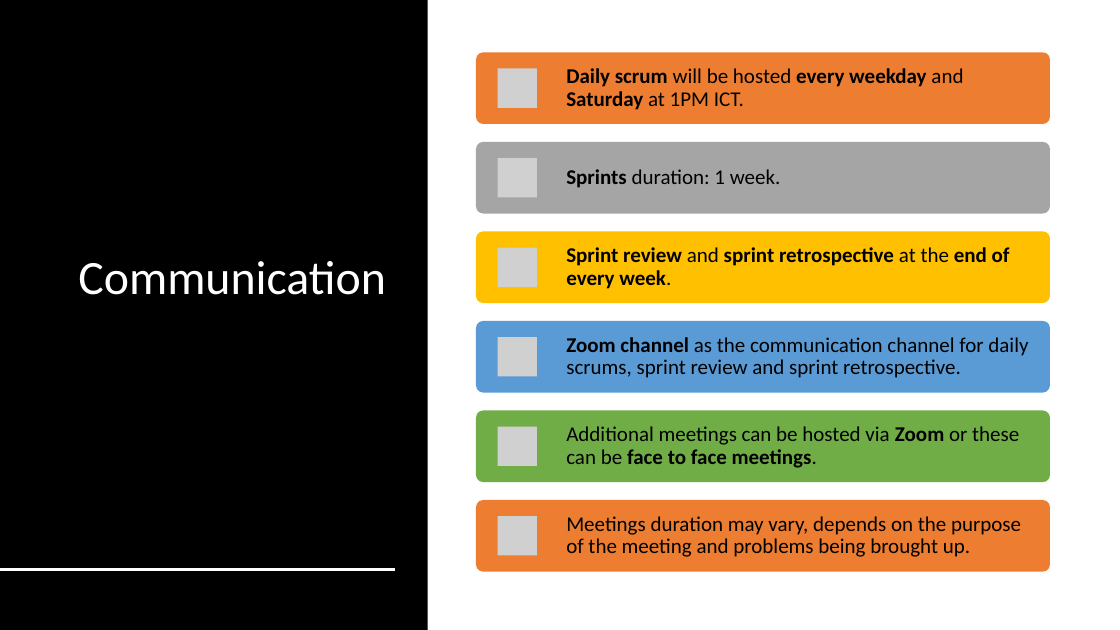
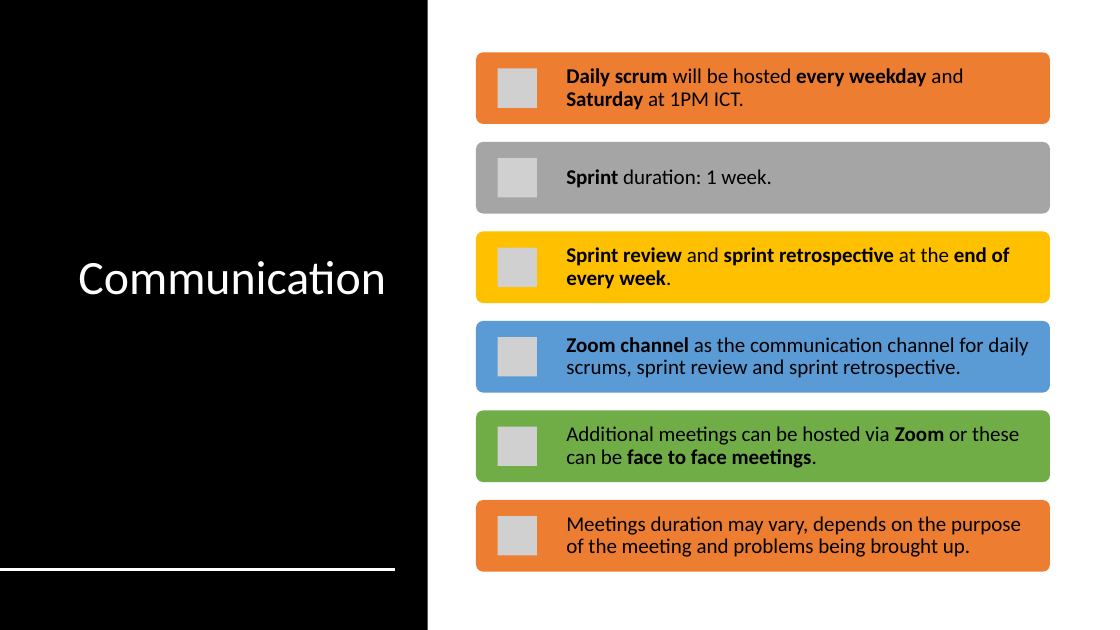
Before and after one commit to letung3105/csproject-2020-siem, a slide deck: slide 3 of SecondWeek-Presentation.pptx. Drawn at 1120x630 pixels with LibreOffice and Linux fonts; fonts in the diff are those of the drawing; grey boxes stand for pictures. Boxes give left, top, right and bottom in pixels: in the first picture for what was removed or moved away, otherwise in the second. Text is boxed around its words. In the diff, an @@ line names an element or a change of style, - is before the commit and + after.

```diff
--- a/SecondWeek-Presentation.pptx
+++ b/SecondWeek-Presentation.pptx
@@ text at box(566, 169, 772, 188): text changed @@
-Sprints duration: 1 week.
+Sprint duration: 1 week.
```
Also in this commit, not shown: 1 other slide changed.
